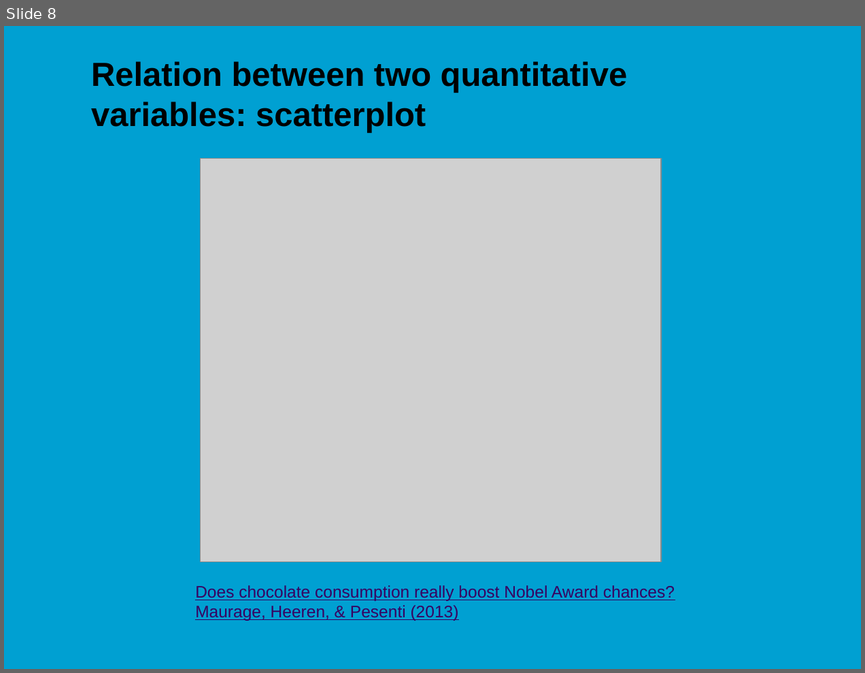
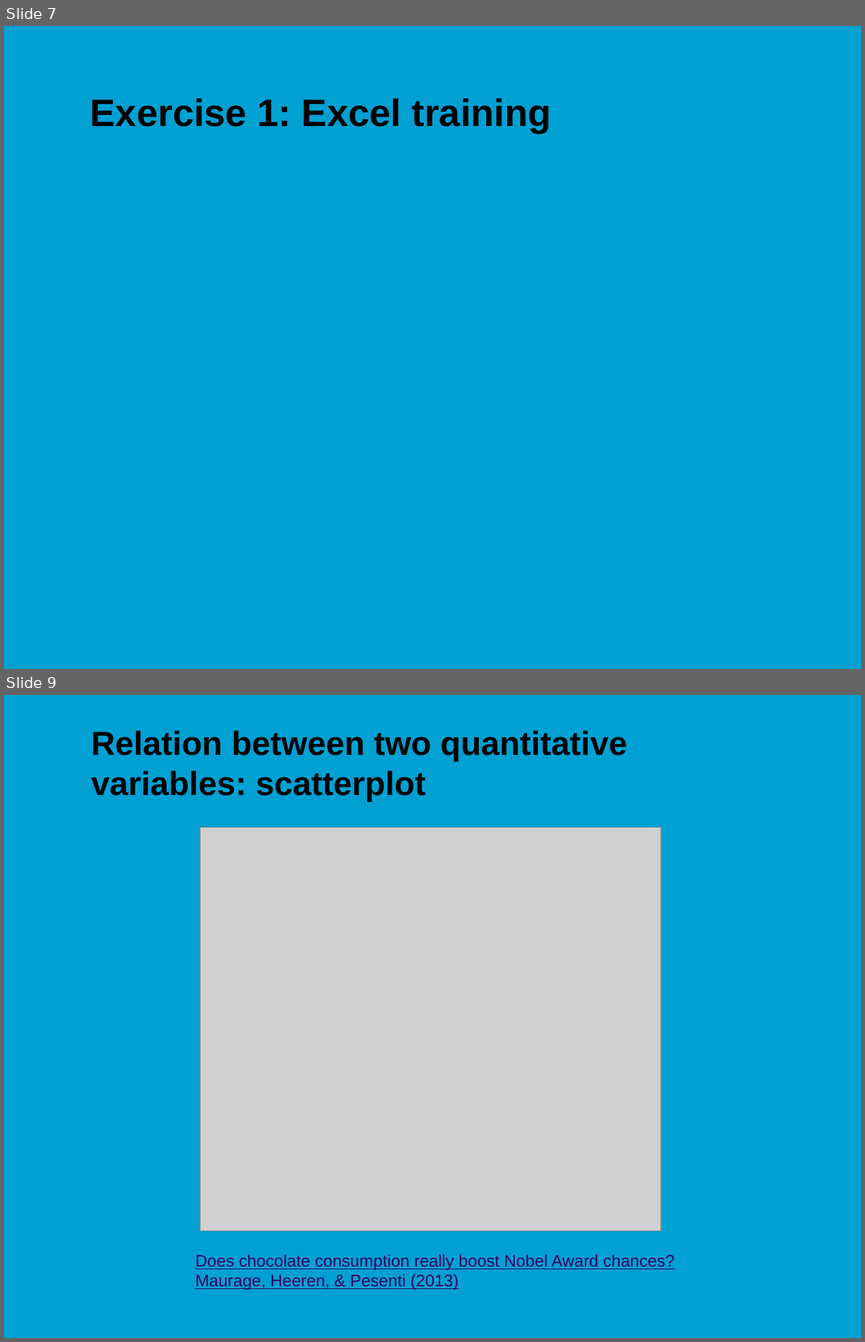
Before and after one commit to jonasmoons/data-driven-learning, a slide deck: slides/ddl-w5l1.pptx. Shown one above the other, each under a label of ours: slide 8 before the commit, slides 7 and 9 after it; the slides between them are not shown. The pictures are 865x673 and 865x1342 pixels, drawn with LibreOffice and Linux fonts; fonts in the diff are those of the drawing; grey boxes stand for pictures; background and template pictures are left out. Boxes give left, top, right and bottom in pixels: in the first picture for what was removed or moved away, otherwise in the second. Text is boxed around its words. In the diff, an @@ line names an element or a change of style, - is before the commit and + after.

```diff
--- a/slides/ddl-w5l1.pptx
+++ b/slides/ddl-w5l1.pptx
@@ slide 7 added at bbox=[4, 26, 861, 669], background picture (left out) @@
@@ title added at bbox=[90, 98, 551, 133], 32 pt, text #000000, bold @@
+Exercise 1: Excel training
@@ what was slide 8 is now slide 9 @@
```
Also in this commit, not shown: 7 slides changed, 6 other slides added, 2 slides removed.
